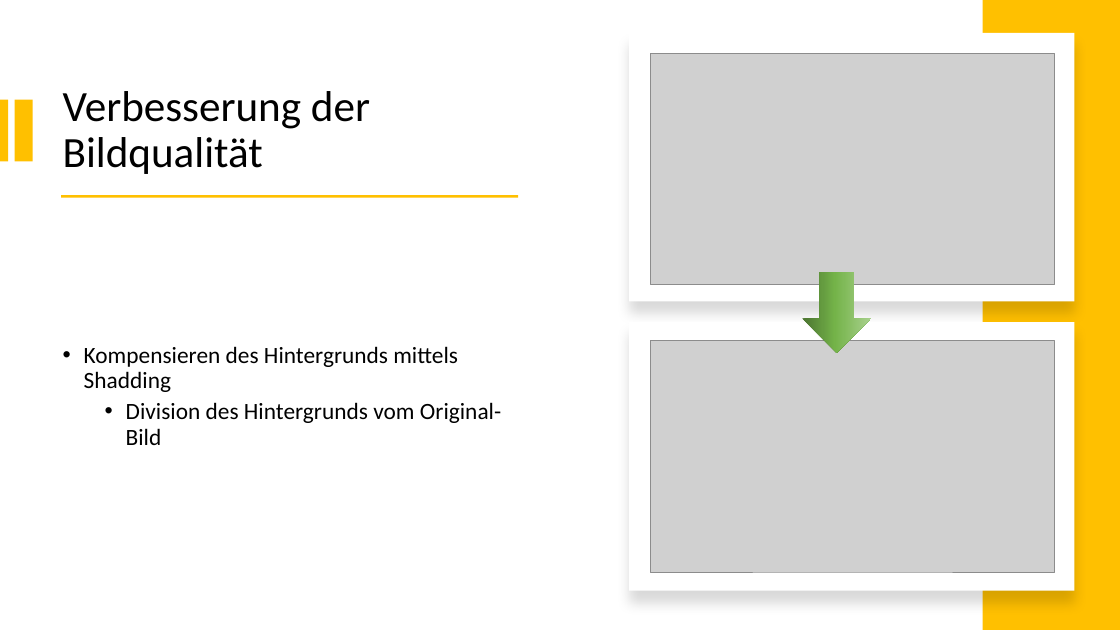
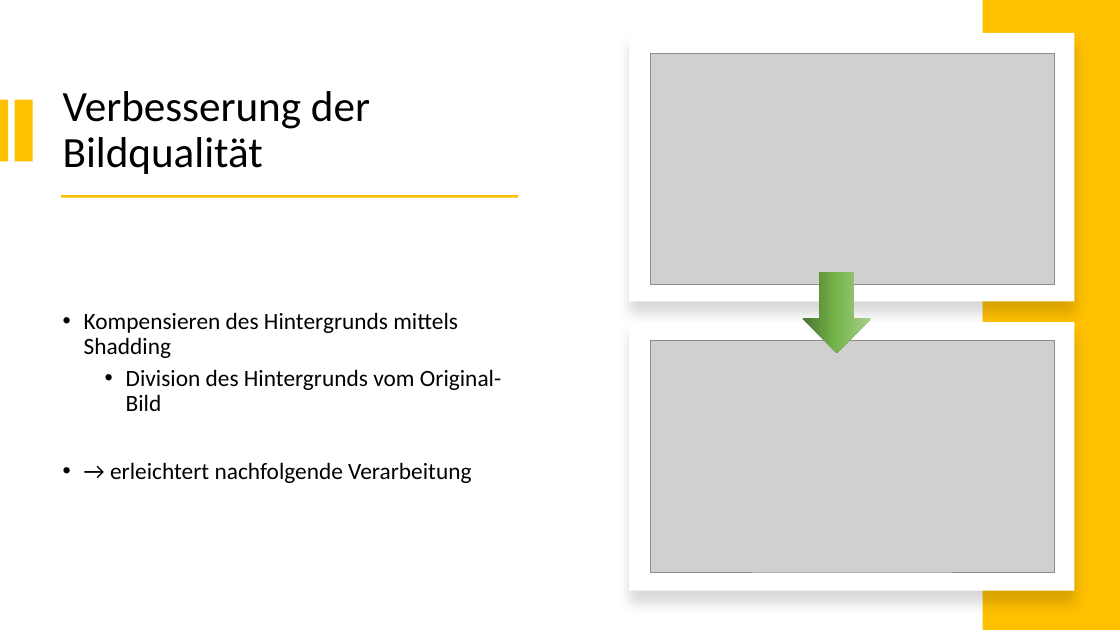
Before and after one commit to norbus161/Indiana-Jones-Defect-Detection, a slide deck: slide 3 of presentation/DIP-Project.pptx. Drawn at 1120x630 pixels with LibreOffice and Linux fonts; fonts in the diff are those of the drawing; grey boxes stand for pictures. Boxes give left, top, right and bottom in pixels: in the first picture for what was removed or moved away, otherwise in the second. Text is boxed around its words. In the diff, an @@ line names an element or a change of style, - is before the commit and + after.

```diff
--- a/presentation/DIP-Project.pptx
+++ b/presentation/DIP-Project.pptx
@@ text at bbox=[110, 462, 471, 483]: paragraph added @@
+• → erleichtert nachfolgende Verarbeitung
```
Also in this commit, not shown: 3 other slides changed, 2 slides added, 5 other files.
